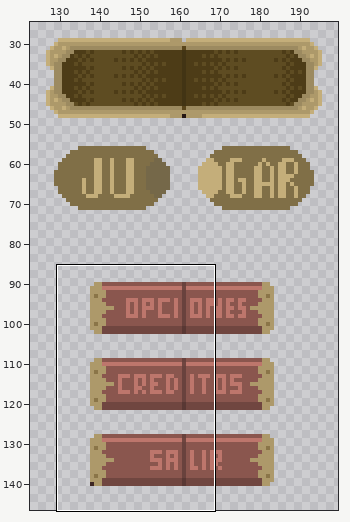
Two versions of one pixel-art file, Assets/Art/Aseprites/Menu.ase. Above: a wide view before the commit, with the close-up outlined.
Close-up. Old version:
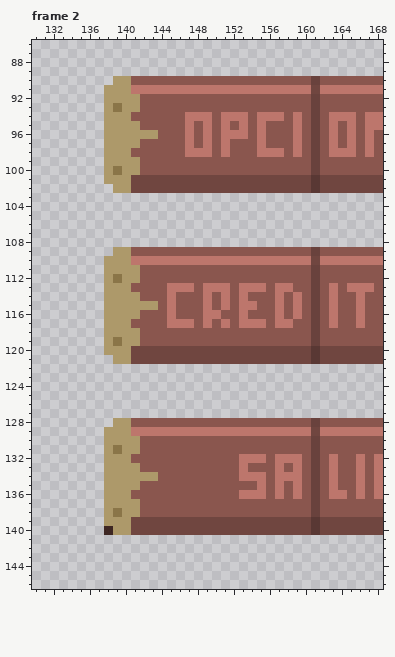
320x180 pixels, 2 frames. Colours within 5 levels of each other are drawn and written as one. Shown: frame 2: x 130..168, y 86..146. The wide view leaves out empty margins.
After the commit:
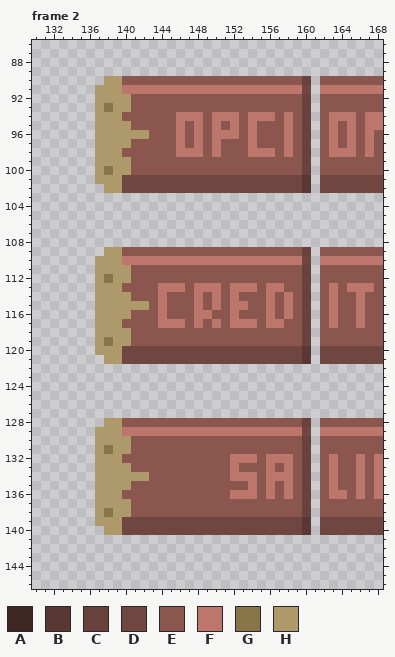
Palette (. is transparent): A #3e2723  B #593834  C #69423d  D #704640  E #8a564e  F #bd766c  G #8a7548  H #ad996a
The exact change:
Changed rows in their new state; - is an unchanged pixel.
Frame 2, layers "opciones", "Creditos", "salir":
first column x 137:
 90 -H-E-------------------C.
 91 H--F-------------------D.
 92 H---E------------------C.
 93 HGH-E------------------C.
 94 H--E-----F--EF--EF--EFEC.
 95 H---E----FEFEFEFEFE--FEC.
 96 H-----E--FEFEF--EFE--FEC.
 97 H---E----FEFEFE--FE--FEC.
 98 H--E-----F--EFE--F--EFEC.
 99 H---E------------------C.
100 HGH-E------------------C.
101 H--D-------------------B.
102 -H-D-------------------B.
first column x 137:
109 -H-E-------------------C.
110 H--F-------------------D.
111 H---E------------------C.
112 HGH-E------------------C.
113 H--E---F--EF--EF--EF-E-C.
114 H---E--FE--FEFEFE--FEFEC.
115 H-----EFE--FEFEF-E-FEFEC.
116 H---E--FE--F-E-FE--FEFEC.
117 H--E---F--EFEFEF--EF-E-C.
118 H---E------------------C.
119 HGH-E------------------C.
120 H--D-------------------B.
121 -H-D-------------------B.
first column x 137:
128 -H-E-------------------C.
129 H--F-------------------D.
130 H---E------------------C.
131 HGH-E------------------C.
132 H--E-----------F--EF--EC.
133 H---E----------FE--FEFEC.
134 H-----E--------F--EF--EC.
135 H---E------------FEFEFEC.
136 H--E-----------F--EFEFEC.
137 H---E------------------C.
138 HGH-E------------------C.
139 H--D-------------------B.
140 -H-D-------------------B.
